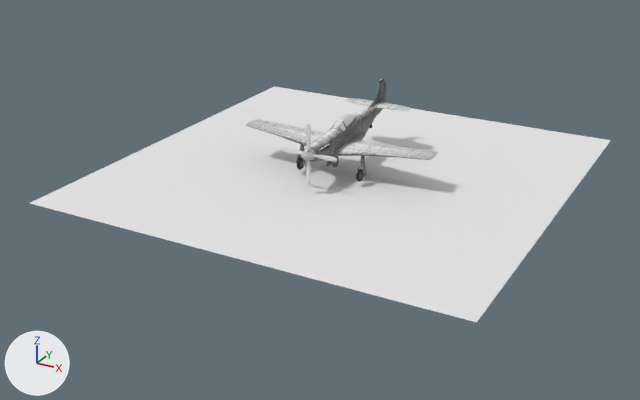
An edit to the OBJ model gmProject/gmProject/Meshes/mustang.obj, drawn before and after from the same camera.
Before and after are seen from a 50 mm lens placed at (17.6, -34.4, 13.5), pointed at (-0.5, -1.6, -2.9). Every picture has the same lights, and +X, +Y and +Z are marked at lower left. Where no turn or scale is listed for an object, it has been applied to the vertices. Vertices at the same position are counted once.

Names of what the first picture shows: 'Cube.042_Cube.044'.
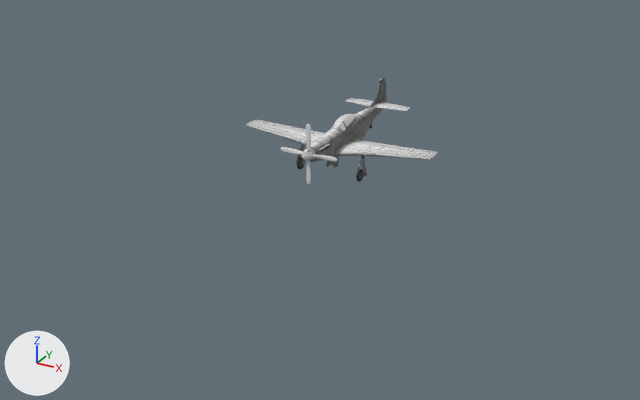
Commit message: Disabled the plane that was not true Mustang from mustang.obj

What differs and where, as boxes (x1, y1, x2, y2) in the pictures (640 x 400 px):
'Cube.042_Cube.044', reshaped: before (30, 77, 611, 322); after (246, 77, 438, 184)
part 1 of me_cube_042_cube_044, deleted: before (30, 86, 611, 322)

What the commit changed:
me_cube_042_cube_044 has 11313 vertices, 22610 faces and spans x -10.0..10.0, y -10.0..10.0, z -1.8..1.6.
me_cube_042_cube_044 is used by ob_cube_042_cube_044; location (0.0, 0.0, 0.0).
me_cube_042_cube_044 part 1: the loose piece of 4 vertices spanning x -10.0..10.0, y -10.0..10.0, z -1.8 is deleted.
me_cube_042_cube_044 no longer uses material mat_texture_none (white #e7e7e7).
